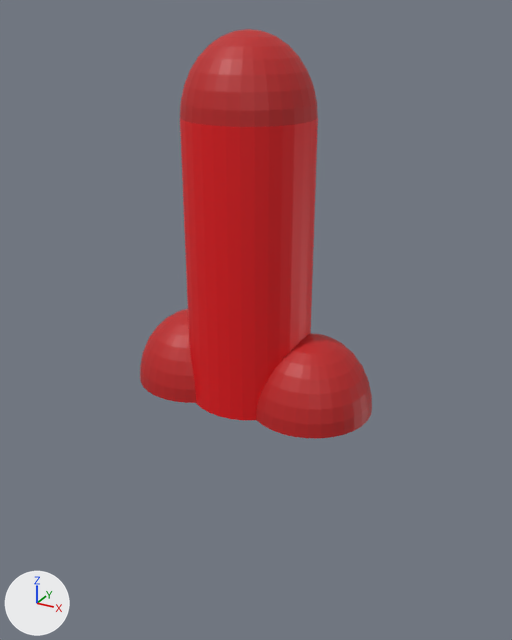
A saved change to the glTF model assets/extintor.gltf.
Camera for both pictures: a camera (50 mm lens) standing at (2.31, -4.1, 4.66) and looking at (-0.02, 0.12, 2.55). Lighting does not change. The marker at lower left points along +X, +Y and +Z. Where no turn or scale is listed for an object, it has been applied to the vertices. Vertices at the same position are counted once.

The scene before the commit, as lines of its bpy script (objects in view):
```python
me_cylinder = bpy.data.meshes.new('Cylinder')
me_cylinder.from_pydata(...)  # a 32-sided cylinder along z spanning x -1.0..1.0, y -1.0..1.0, z -1.0..1.0
me_cylinder.materials.append(mat_material_001)  # red #e70c15
me_sphere = bpy.data.meshes.new('Sphere')
me_sphere.from_pydata(...)  # 257 vertices, 480 faces; spans x -1.0..1.0, y -1.0..1.0, z 0.0..1.0
me_sphere.materials.append(mat_material_002)  # red #bf2021
me_sphere_001 = bpy.data.meshes.new('Sphere.001')
me_sphere_001.from_pydata(...)  # 257 vertices, 480 faces; spans x -0.441..0.441, y -0.441..0.441, z 0.0..0.532
me_sphere_001.materials.append(mat_material_003)  # red #bf2021
me_sphere_002 = bpy.data.meshes.new('Sphere.002')
me_sphere_002.from_pydata(...)  # 257 vertices, 480 faces; spans x -0.441..0.441, y -0.441..0.441, z 0.0..0.532
me_sphere_002.materials.append(mat_material_004)  # red #bf2021
ob_cylinder = bpy.data.objects.new('Cylinder', me_cylinder)
ob_cylinder.location = (0.0, 0.0, 3.024)
ob_cylinder.scale = (0.441, 0.441, 1.0)
ob_sphere = bpy.data.objects.new('Sphere', me_sphere)
ob_sphere.location = (0.0, 0.0, 4.012)
ob_sphere.scale = (0.441, 0.441, 0.532)
ob_sphere_001 = bpy.data.objects.new('Sphere.001', me_sphere_001)
ob_sphere_001.location = (0.499, 0.0, 2.033)
ob_sphere_002 = bpy.data.objects.new('Sphere.002', me_sphere_002)
ob_sphere_002.location = (-0.476, 0.0, 2.033)
```
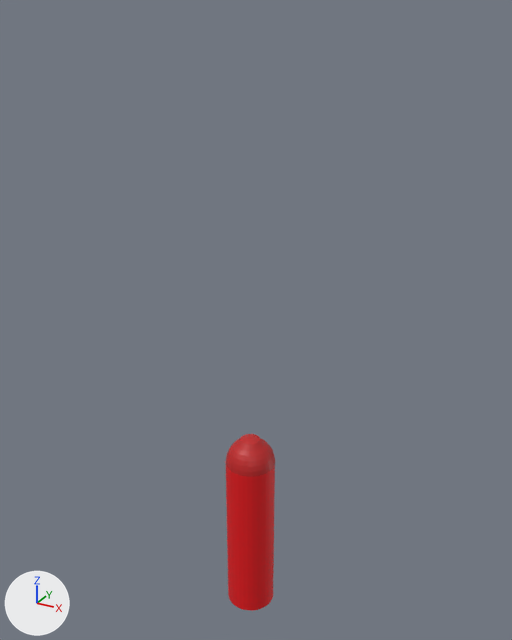
Where the change shows, as pixel boxes [x1, y1, x2, y2] in the pictures (512 x 640 px; the box of a moved part takes in the faces that stretch with it):
'Cylinder', moved, rescaled
    before: [180, 118, 318, 420]
    after: [226, 465, 275, 610]
'Sphere', reshaped, moved, rescaled (64% narrower, 56% shorter)
    before: [180, 29, 318, 127]
    after: [226, 434, 275, 477]
'Sphere.001', deleted (red)
    before: [256, 333, 372, 438]
'Sphere.002', deleted (red)
    before: [140, 309, 197, 403]
part 1 of me_sphere, moved or reshaped
    before: [210, 29, 288, 47]
    after: [237, 434, 264, 451]

Patch to the scene script:
```diff
--- a/assets/extintor.gltf.py
+++ b/assets/extintor.gltf.py
@@ me_sphere @@
 me_sphere.from_pydata(...)  # 257 vertices, 480 faces; spans x -1.0..1.0, y -1.0..1.0, z 0.0..1.0
 # used by ob_sphere; location = (0.0, 0.0, 4.012); scale = (0.441, 0.441, 0.532)
+# me_sphere part 1: all 65 vertices in x -0.38..0.38, y -0.38..0.38, z 0.92..1.0 are moved by (0.0, 0.0, 0.1)
 me_sphere.materials.append(mat_material_002)
@@ ob_cylinder @@
 ob_cylinder = bpy.data.objects.new('Cylinder', me_cylinder)
-ob_cylinder.location = (0.0, 0.0, 3.024)
-ob_cylinder.scale = (0.441, 0.441, 1.0)
+ob_cylinder.location = (0.0, 0.0, 0.69)
+ob_cylinder.scale = (0.195, 0.195, 0.683)
@@ ob_sphere @@
 ob_sphere = bpy.data.objects.new('Sphere', me_sphere)
-ob_sphere.location = (0.0, 0.0, 4.012)
-ob_sphere.scale = (0.441, 0.441, 0.532)
+ob_sphere.location = (0.002, 0.0, 1.372)
+ob_sphere.scale = (0.195, 0.195, 0.207)
@@ ob_sphere_001 @@
-ob_sphere_001 = bpy.data.objects.new('Sphere.001', me_sphere_001)
-ob_sphere_001.location = (0.499, 0.0, 2.033)
@@ ob_sphere_002 @@
-ob_sphere_002 = bpy.data.objects.new('Sphere.002', me_sphere_002)
-ob_sphere_002.location = (-0.476, 0.0, 2.033)
```
